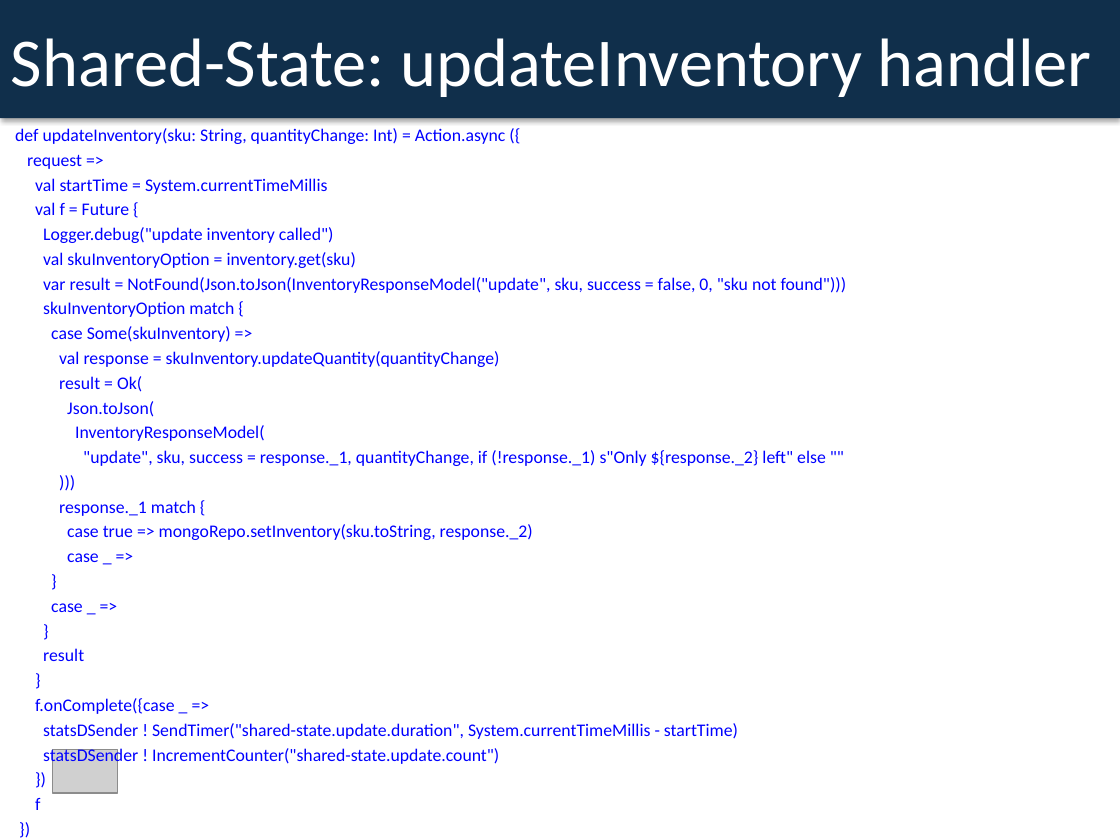
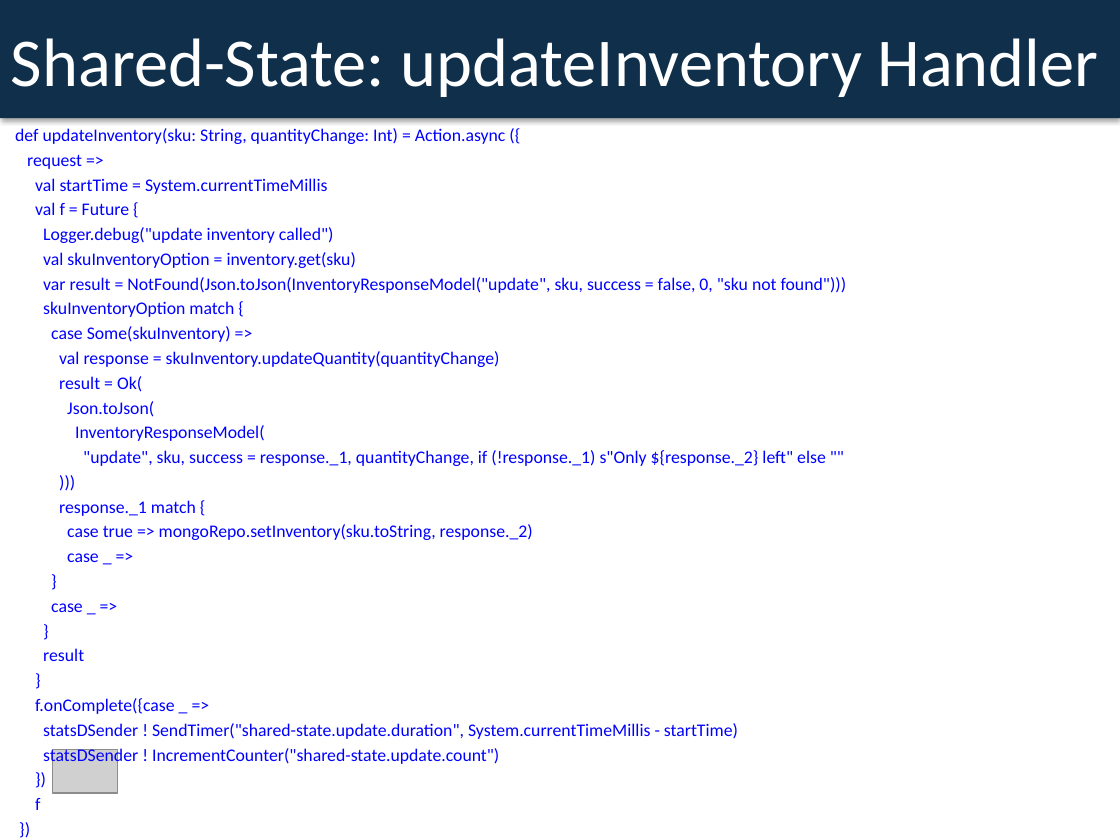
Before and after one commit to dspeele/react-vs-shared-state-inventory, a slide deck: slide 12 of React Vs Shared State Deck.pptx. Drawn at 1120x840 pixels with LibreOffice and Linux fonts; fonts in the diff are those of the drawing; grey boxes stand for pictures. Boxes give left, top, right and bottom in pixels: in the first picture for what was removed or moved away, otherwise in the second. Text is boxed around its words. In the diff, an @@ line names an element or a change of style, - is before the commit and + after.

Commit message:
deck changes

```diff
--- a/React Vs Shared State Deck.pptx
+++ b/React Vs Shared State Deck.pptx
@@ text in rectangle at [11,38,1099,97]: text changed @@
-Shared-State: updateInventory handler
+Shared-State: updateInventory Handler
```
Also in this commit, not shown: 1 other slide changed, 2 slides added, 2 other files.
